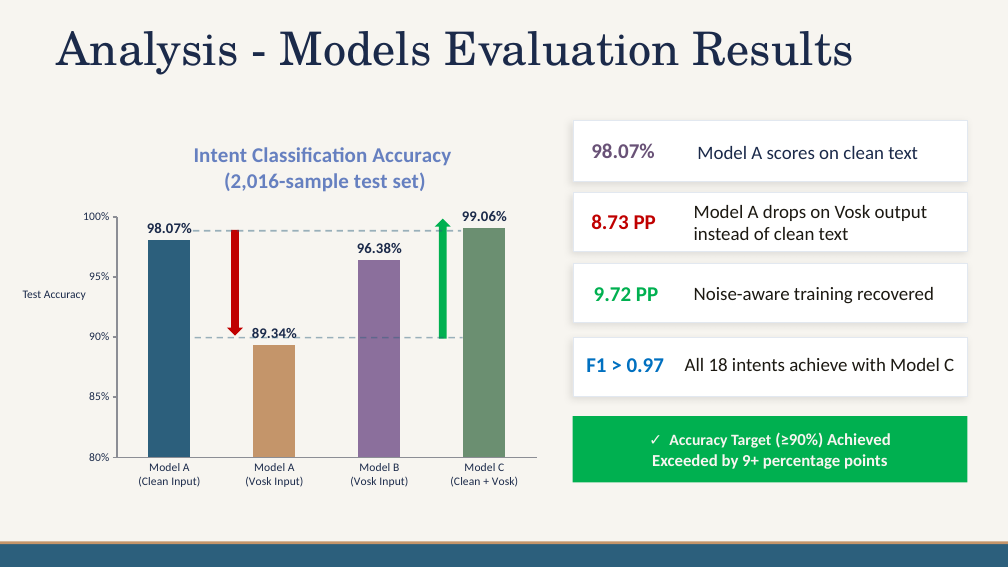
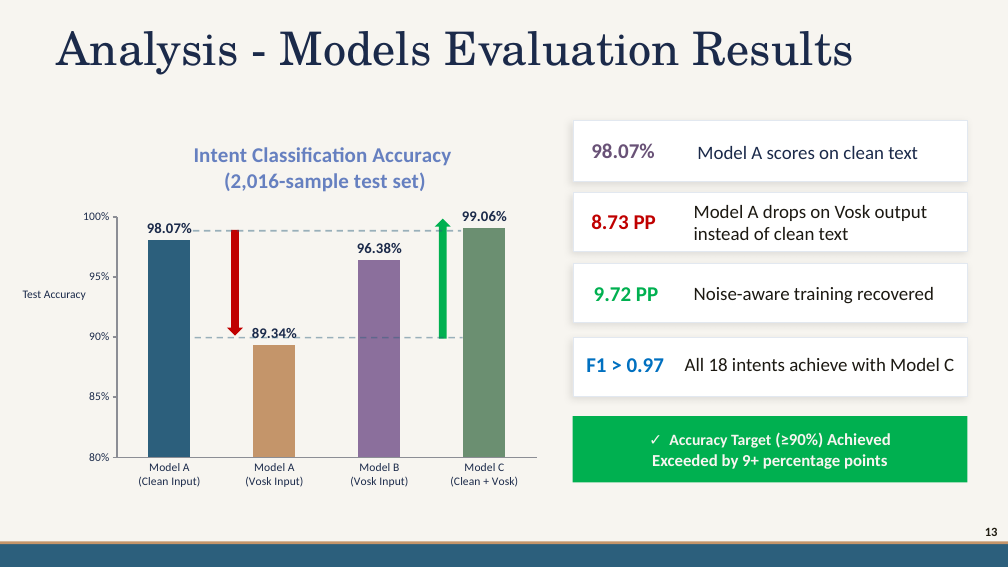
Before and after one commit to mdpw/msc-research, a slide deck: slide 13 of documents/Viva Presentation.pptx. Drawn at 1008x567 pixels with LibreOffice and Linux fonts; fonts in the diff are those of the drawing; background and template pictures are left out. Boxes give left, top, right and bottom in pixels: in the first picture for what was removed or moved away, otherwise in the second. Text is boxed around its words. In the diff, an @@ line names an element or a change of style, - is before the commit and + after.

```diff
--- a/documents/Viva Presentation.pptx
+++ b/documents/Viva Presentation.pptx
@@ page number added at <box>985,527,998,536</box>, 12 pt, text #201C11, bold @@
+13
```
Also in this commit, not shown: 19 other slides changed, 1 slide removed.
